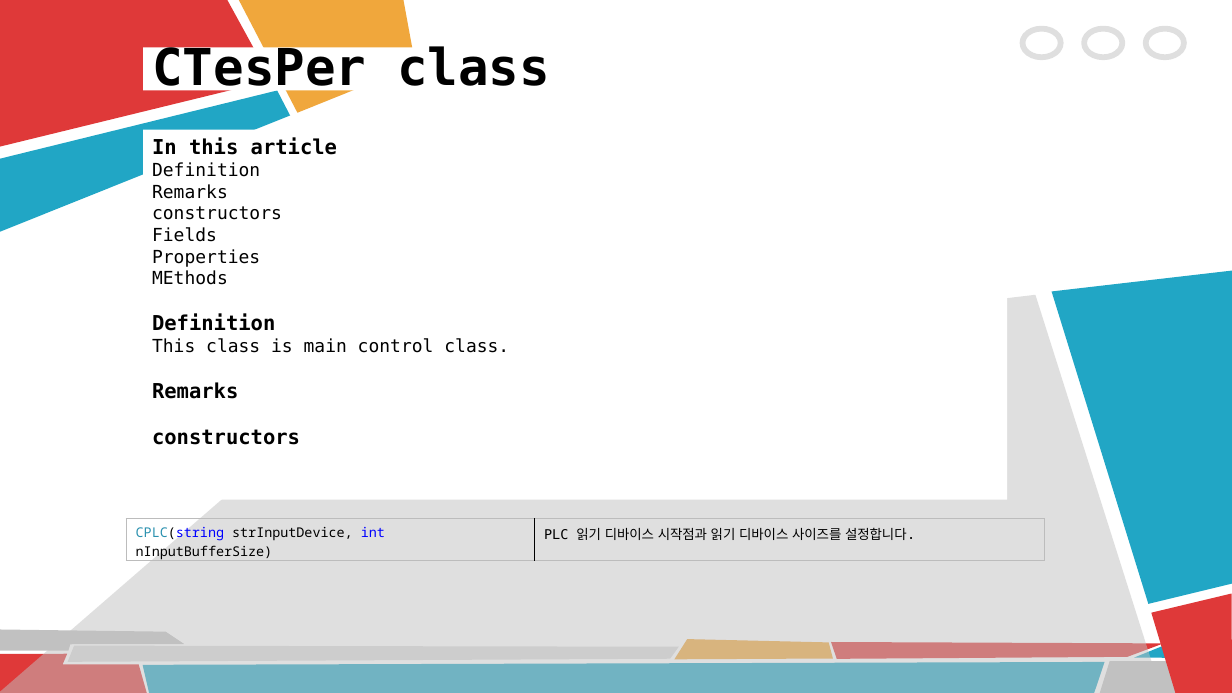
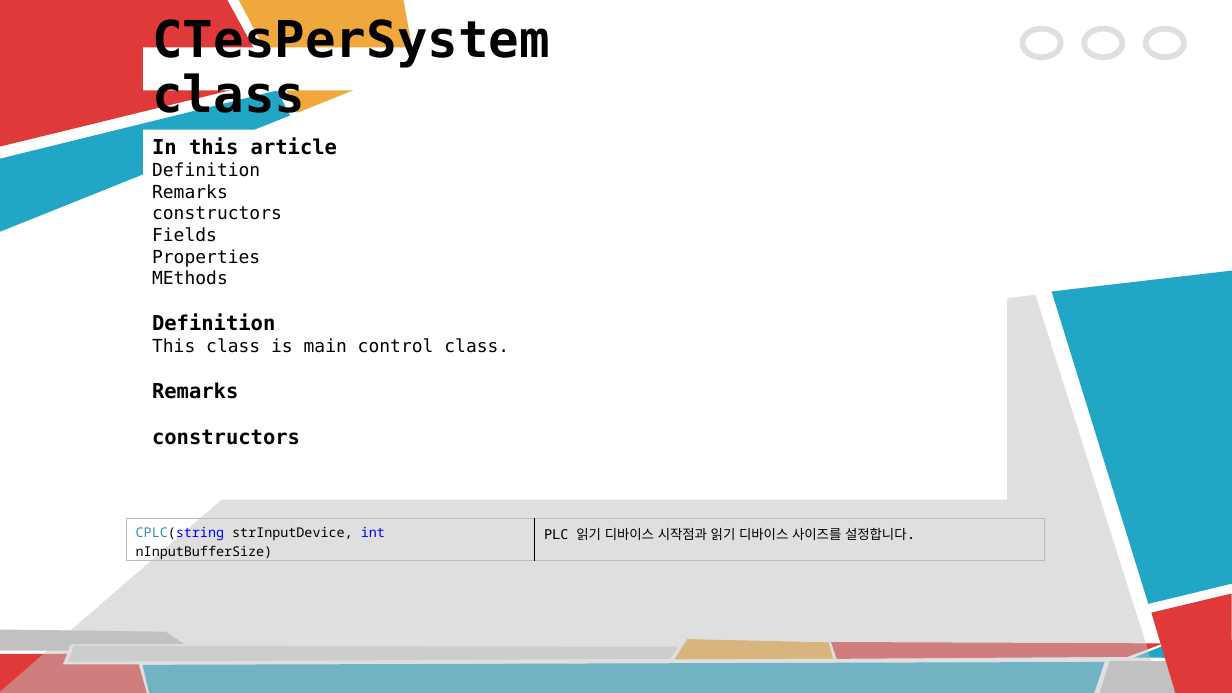
Before and after one commit to j-dean/TesPerRespository, a slide deck: slide 7 of Document/Tesper_StoryBoard_250809.pptx (slide 6 before the commit). Drawn at 1232x693 pixels with LibreOffice and Linux fonts; fonts in the diff are those of the drawing. Boxes give left, top, right and bottom in pixels: in the first picture for what was removed or moved away, otherwise in the second. Text is boxed around its words. In the diff, an @@ line names an element or a change of style, - is before the commit and + after.

```diff
--- a/Document/Tesper_StoryBoard_250809.pptx
+++ b/Document/Tesper_StoryBoard_250809.pptx
@@ title at box(152, 16, 550, 124): text changed @@
-CTesPer class
+CTesPerSystem class
```
Also in this commit, not shown: 2 slides added, 19 other files.
